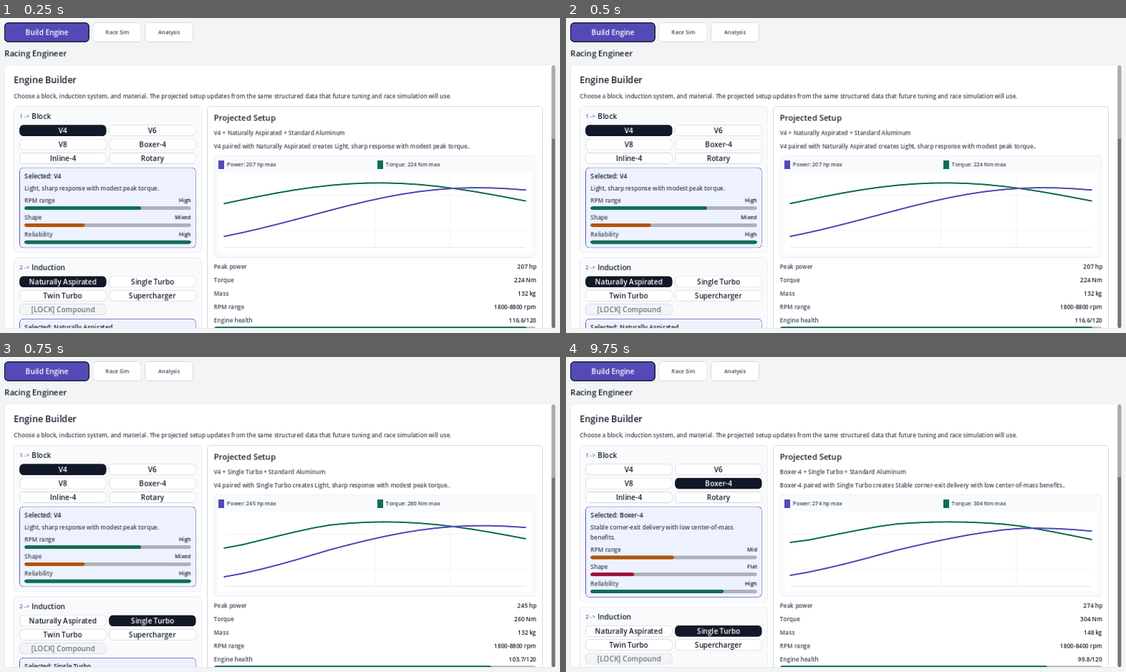
Above: before the commit, frames 1-4 (two rows, left to right).
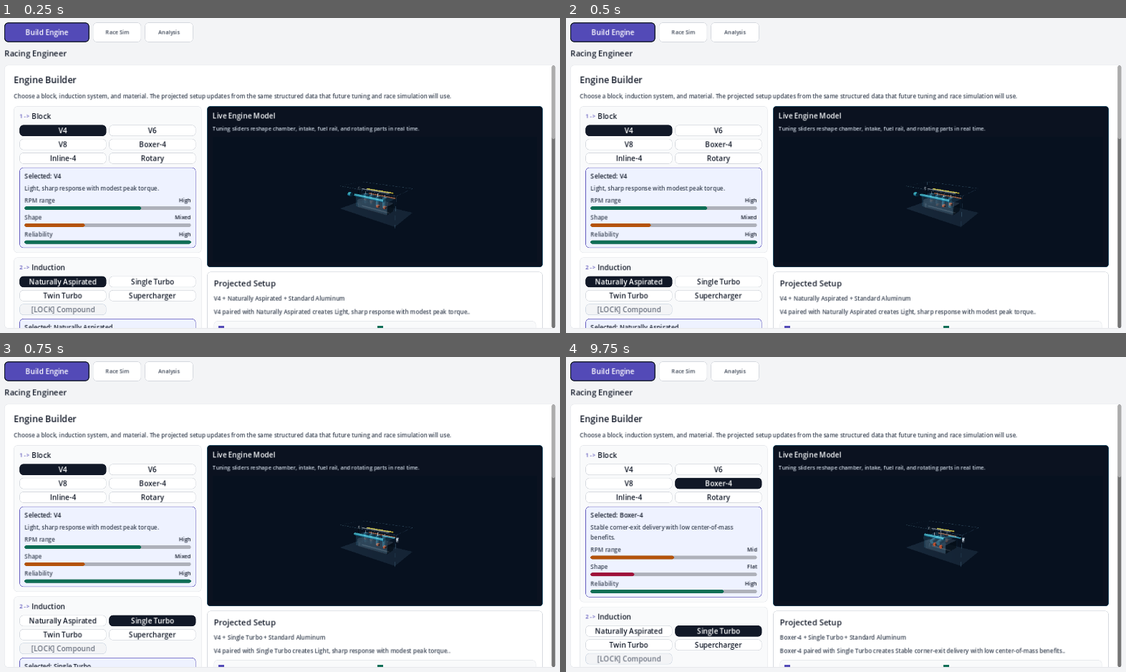
Above: after the commit, the same moments.

Repository: k15974973/racing-engineer
Game: Godot game, scene res://scenes/Main.tscn
The game is run twice, just before and just after one commit, with the same random seed, the same clock (stepped at 60 frames per second) and the same inputs.
Inputs:
- Up to frame 1 (0.25 s): no input
- Up to frame 2 (0.5 s): no input
- Up to frame 3 (0.75 s): click "Single Turbo" at 0.5 s
- Up to frame 4 (9.75 s): click "Single Turbo" at 1.25 s; click "Build Engine" at 2 s; click "Race Sim" at 2.75 s; click "Analysis" at 3.5 s; click "Go To Race Sim" at 4.25 s; click "Power Ring" at 5 s; click "Run Race" at 5.75 s; click "Build Engine" at 6.5 s; click "V4" at 7.25 s; click "V6" at 8 s; click "V8" at 8.75 s; click "Boxer-4" at 9.5 s

The runs differ from the first frame. In frame 1, 32% of the frame differs, in the area x 36-97%, y 27-99%; in frame 2, 32%; in frame 3, 32%; in frame 4, 32%.

Commit message:
Add local 3D engine visualizer

Diff:
--- /dev/null
+++ b/scripts/ui/engine_visualizer_3d.gd
@@ -0,0 +1,374 @@
+extends PanelContainer
+
+const VIEWPORT_SIZE := Vector2i(720, 320)
+const CYLINDER_COLOR := Color(0.35, 0.78, 0.92, 0.34)
+const PISTON_COLOR := Color(1.0, 0.38, 0.18, 0.78)
+const FUEL_COLOR := Color(0.98, 0.84, 0.18, 0.78)
+const AIR_COLOR := Color(0.18, 0.75, 0.92, 0.64)
+const EXHAUST_COLOR := Color(1.0, 0.42, 0.18, 0.54)
+const STEEL_COLOR := Color(0.74, 0.78, 0.82, 0.48)
+const DARK_STEEL_COLOR := Color(0.18, 0.22, 0.28, 0.70)
+
+var _setup: Dictionary = {}
+var _visual_state: Dictionary = {}
+var _viewport: SubViewport
+var _scene_root: Node3D
+var _engine_root: Node3D
+var _pistons: Array[Node3D] = []
+var _cams: Array[Node3D] = []
+var _spinners: Array[Node3D] = []
+var _time := 0.0
+
+func _init() -> void:
+	custom_minimum_size = Vector2(0, 360)
+	size_flags_horizontal = Control.SIZE_EXPAND_FILL
+	add_theme_stylebox_override("panel", _panel_style())
+
+func _ready() -> void:
+	_build_shell()
+	_rebuild_engine()
+
+func set_setup(setup: Dictionary) -> void:
+	_setup = setup.duplicate(true)
+	if _scene_root != null:
+		_rebuild_engine()
+
+func get_visual_state() -> Dictionary:
+	return _visual_state.duplicate(true)
+
+func get_render_image() -> Image:
+	if _viewport == null:
+		return null
+	if DisplayServer.get_name() == "headless":
+		return null
+	return _viewport.get_texture().get_image()
+
+func _process(delta: float) -> void:
+	_time += delta
+	if _engine_root != null:
+		_engine_root.rotation_degrees.y = sin(_time * 0.35) * 5.0
+
+	for index in _pistons.size():
+		var piston := _pistons[index]
+		if not is_instance_valid(piston):
+			continue
+		piston.position.y = 0.12 + sin(_time * 5.8 + float(index) * 1.35) * 0.18
+
+	for cam in _cams:
+		if is_instance_valid(cam):
+			cam.rotation_degrees.x += delta * 155.0
+
+	for spinner in _spinners:
+		if is_instance_valid(spinner):
+			spinner.rotation_degrees.z += delta * 420.0
+
+func _build_shell() -> void:
+	var margin := MarginContainer.new()
+	margin.add_theme_constant_override("margin_left", 12)
+	margin.add_theme_constant_override("margin_right", 12)
+	margin.add_theme_constant_override("margin_top", 10)
+	margin.add_theme_constant_override("margin_bottom", 12)
+	add_child(margin)
+
+	var stack := VBoxContainer.new()
+	stack.add_theme_constant_override("separation", 8)
+	margin.add_child(stack)
+
+	var title := Label.new()
+	title.text = "Live Engine Model"
+	title.add_theme_font_size_override("font_size", 16)
+	title.add_theme_color_override("font_color", Color.html("#F8FAFC"))
+	title.autowrap_mode = TextServer.AUTOWRAP_OFF
+	stack.add_child(title)
+
+	var note := Label.new()
+	note.text = "Tuning sliders reshape chamber, intake, fuel rail, and rotating parts in real time."
+	note.add_theme_font_size_override("font_size", 12)
+	note.add_theme_color_override("font_color", Color.html("#CBD5E1"))
+	note.autowrap_mode = TextServer.AUTOWRAP_OFF
+	note.clip_text = true
+	stack.add_child(note)
+
+	var viewport_container := SubViewportContainer.new()
+	viewport_container.stretch = true
+	viewport_container.size_flags_horizontal = Control.SIZE_EXPAND_FILL
+	viewport_container.size_flags_vertical = Control.SIZE_EXPAND_FILL
+	viewport_container.custom_minimum_size = Vector2(0, 270)
+	stack.add_child(viewport_container)
+
+	_viewport = SubViewport.new()
+	_viewport.size = VIEWPORT_SIZE
+	_viewport.transparent_bg = false
+	_viewport.render_target_update_mode = SubViewport.UPDATE_ALWAYS
+	viewport_container.add_child(_viewport)
+
+	_scene_root = Node3D.new()
+	_viewport.add_child(_scene_root)
+
+	var environment := WorldEnvironment.new()
+	var env := Environment.new()
+	env.background_mode = Environment.BG_COLOR
+	env.background_color = Color.html("#07111F")
+	env.ambient_light_source = Environment.AMBIENT_SOURCE_COLOR
+	env.ambient_light_color = Color.html("#20384A")
+	env.ambient_light_energy = 0.55
+	environment.environment = env
+	_scene_root.add_child(environment)
+
+	var camera := Camera3D.new()
+	camera.position = Vector3(5.7, 3.4, 7.6)
+	camera.fov = 50.0
+	camera.current = true
+	_scene_root.add_child(camera)
+	camera.look_at(Vector3(0.0, 0.45, 0.0), Vector3.UP)
+
+	var key_light := DirectionalLight3D.new()
+	key_light.rotation_degrees = Vector3(-46.0, -34.0, 0.0)
+	key_light.light_energy = 1.4
+	_scene_root.add_child(key_light)
+
+	var fill_light := OmniLight3D.new()
+	fill_light.position = Vector3(-2.8, 2.8, 3.2)
+	fill_light.light_energy = 1.9
+	fill_light.omni_range = 8.0
+	_scene_root.add_child(fill_light)
+
+	_scene_root.add_child(_box("base_grid", Vector3(0.0, -0.46, 0.0), Vector3(4.9, 0.015, 2.6), Color(0.24, 0.36, 0.46, 0.26)))
+
+func _rebuild_engine() -> void:
+	if _scene_root == null:
+		return
+
+	if is_instance_valid(_engine_root):
+		_engine_root.queue_free()
+
+	_pistons.clear()
+	_cams.clear()
+	_spinners.clear()
+	_engine_root = Node3D.new()
+	_scene_root.add_child(_engine_root)
+
+	if _setup.has("error") or _setup.is_empty():
+		_visual_state = {"valid": false}
+		_engine_root.add_child(_box("placeholder_block", Vector3.ZERO, Vector3(2.0, 0.7, 1.0), Color(0.45, 0.53, 0.62, 0.28)))
+		return
+
+	var block: Dictionary = _setup.get("block", {})
+	var induction: Dictionary = _setup.get("induction", {})
+	var material: Dictionary = _setup.get("material", {})
+	var tuning: Dictionary = _setup.get("tuning", {})
+	var block_id := str(block.get("id", ""))
+	var induction_id := str(induction.get("id", ""))
+	var compression := clampf(float(tuning.get("compression", 10.5)), 8.0, 14.0)
+	var boost := clampf(float(tuning.get("boost", 0.0)), 0.0, 3.0)
+	var fuel_map := clampf(float(tuning.get("fuel_map", 0.0)), -10.0, 10.0)
+	var ignition_timing := clampf(float(tuning.get("ignition_timing", 0.0)), -8.0, 8.0)
+	var power_mult := float(induction.get("power_mult", 1.0))
+	var cylinder_count := _cylinder_count(block_id)
+	var chamber_scale := clampf(0.82 + ((compression - 8.0) / 6.0) * 0.40, 0.82, 1.22)
+	var intake_scale := clampf(1.0 + boost * 0.18 + maxf(0.0, power_mult - 1.0) * 0.25, 0.9, 1.9)
+	var fuel_scale := clampf(1.0 + fuel_map * 0.035, 0.68, 1.36)
+	var spark_shift := ignition_timing * 0.025
+	var material_mass_scale := clampf(float(material.get("mass_mult", 1.0)), 0.72, 1.14)
+	var forced := induction_id != "na"
+
+	if block_id == "rotary":
+		_build_rotary(chamber_scale, intake_scale, fuel_scale, forced)
+	else:
+		_build_piston_engine(block_id, cylinder_count, chamber_scale, intake_scale, fuel_scale, material_mass_scale, spark_shift)
+
+	_build_induction(induction_id, intake_scale, forced)
+	_build_blueprint_frame()
+
+	_visual_state = {
+		"valid": true,
+		"block_id": block_id,
+		"induction_id": induction_id,
+		"material_id": str(material.get("id", "")),
+		"cylinder_count": cylinder_count,
+		"piston_nodes": _pistons.size(),
+		"chamber_scale": snappedf(chamber_scale, 0.001),
+		"intake_scale": snappedf(intake_scale, 0.001),
+		"fuel_scale": snappedf(fuel_scale, 0.001),
+		"spark_shift": snappedf(spark_shift, 0.001),
+		"has_forced_induction": forced
+	}
+
+func _build_piston_engine(block_id: String, cylinder_count: int, chamber_scale: float, intake_scale: float, fuel_scale: float, material_mass_scale: float, spark_shift: float) -> void:
+	var banks := 1
+	if block_id == "v6" or block_id == "v8" or block_id == "boxer_4":
+		banks = 2
+
+	var cylinders_per_bank := int(ceil(float(cylinder_count) / float(banks)))
+	var spacing := 0.58
+	var block_width := maxf(1.8, float(cylinders_per_bank) * spacing + 0.35)
+	var block_depth := 0.92 if banks == 1 else 1.45
+	var block_height := 0.62 * chamber_scale
+	_engine_root.add_child(_box("engine_block", Vector3(0.0, -0.03, 0.0), Vector3(block_width, block_height, block_depth) * material_mass_scale, DARK_STEEL_COLOR))
+	_engine_root.add_child(_box("transparent_outline", Vector3(0.0, 0.18, 0.0), Vector3(block_width + 0.18, 0.88 * chamber_scale, block_depth + 0.15), Color(0.38, 0.78, 0.95, 0.14)))
+
+	var built := 0
+	for bank in banks:
+		var z := 0.0
+		var bank_tilt := 0.0
+		if banks == 2:
+			z = -0.38 if bank == 0 else 0.38
+			bank_tilt = 12.0 if bank == 0 else -12.0
+			if block_id == "boxer_4":
+				bank_tilt = 80.0 if bank == 0 else -80.0
+
+		for i in cylinders_per_bank:
+			if built >= cylinder_count:
+				break
+			var x := (float(i) - float(cylinders_per_bank - 1) * 0.5) * spacing
+			var sleeve := _cylinder("cylinder_%s" % built, Vector3(x, 0.37, z), 0.16 * chamber_scale, 0.72 * chamber_scale, CYLINDER_COLOR, Vector3(bank_tilt, 0.0, 0.0))
+			_engine_root.add_child(sleeve)
+
+			var piston := _cylinder("piston_%s" % built, Vector3(x, 0.13, z), 0.128 * chamber_scale, 0.13, PISTON_COLOR, Vector3(bank_tilt, 0.0, 0.0))
+			_engine_root.add_child(piston)
+			_pistons.append(piston)
+
+			var spark := _cylinder("spark_%s" % built, Vector3(x + spark_shift, 0.82 * chamber_scale, z), 0.025, 0.24, Color(0.95, 0.97, 1.0, 0.72), Vector3(0.0, 0.0, 0.0))
+			_engine_root.add_child(spark)
+			built += 1
+
+	var fuel_rail := _cylinder("fuel_rail", Vector3(0.0, 0.98 * chamber_scale, -0.58), 0.045 * fuel_scale, block_width * 0.9, FUEL_COLOR, Vector3(0.0, 0.0, 90.0))
+	_engine_root.add_child(fuel_rail)
+
+	var intake := _cylinder("intake_plenum", Vector3(0.0, 0.76 * chamber_scale, 0.78), 0.095 * intake_scale, block_width * 0.95, AIR_COLOR, Vector3(0.0, 0.0, 90.0))
+	_engine_root.add_child(intake)
+
+	var exhaust := _cylinder("exhaust_header", Vector3(0.0, 0.52 * chamber_scale, -0.86), 0.055, block_width * 0.95, EXHAUST_COLOR, Vector3(0.0, 0.0, 90.0))
+	_engine_root.add_child(exhaust)
+
+	var cam := _cylinder("cam_rail", Vector3(0.0, 1.08 * chamber_scale, 0.0), 0.045, block_width * 0.93, STEEL_COLOR, Vector3(0.0, 0.0, 90.0))
+	_engine_root.add_child(cam)
+	_cams.append(cam)
+
+	var crank := _cylinder("crankshaft", Vector3(0.0, -0.35, 0.0), 0.055, block_width * 0.95, STEEL_COLOR, Vector3(0.0, 0.0, 90.0))
+	_engine_root.add_child(crank)
+	_cams.append(crank)
+
+	var front_x := -block_width * 0.5 - 0.18
+	var crank_pulley := _cylinder("crank_pulley", Vector3(front_x, -0.35, 0.0), 0.18, 0.08, STEEL_COLOR, Vector3(90.0, 0.0, 0.0))
+	_engine_root.add_child(crank_pulley)
+	_spinners.append(crank_pulley)
+	var cam_pulley := _cylinder("cam_pulley", Vector3(front_x, 1.08 * chamber_scale, 0.0), 0.13, 0.07, STEEL_COLOR, Vector3(90.0, 0.0, 0.0))
+	_engine_root.add_child(cam_pulley)
+	_spinners.append(cam_pulley)
+	_engine_root.add_child(_box("belt_run_left", Vector3(front_x, 0.35, -0.14), Vector3(0.025, 1.32 * chamber_scale, 0.025), Color(0.05, 0.07, 0.09, 0.74)))
+	_engine_root.add_child(_box("belt_run_right", Vector3(front_x, 0.35, 0.14), Vector3(0.025, 1.32 * chamber_scale, 0.025), Color(0.05, 0.07, 0.09, 0.74)))
+
+func _build_rotary(chamber_scale: float, intake_scale: float, fuel_scale: float, forced: bool) -> void:
+	_engine_root.add_child(_box("rotary_housing", Vector3(0.0, 0.05, 0.0), Vector3(1.9 * chamber_scale, 0.78 * chamber_scale, 1.0), DARK_STEEL_COLOR))
+	for i in 2:
+		var x := -0.45 if i == 0 else 0.45
+		var rotor := _cylinder("rotor_%s" % i, Vector3(x, 0.16, 0.0), 0.31 * chamber_scale, 0.22, Color(1.0, 0.48, 0.18, 0.72), Vector3(90.0, 0.0, 0.0), 3)
+		_engine_root.add_child(rotor)
+		_spinners.append(rotor)
+		_pistons.append(rotor)
+
+	_engine_root.add_child(_cylinder("rotary_intake", Vector3(0.0, 0.78, 0.72), 0.12 * intake_scale, 1.5, AIR_COLOR, Vector3(0.0, 0.0, 90.0)))
+	_engine_root.add_child(_cylinder("rotary_fuel", Vector3(0.0, 0.96, -0.48), 0.04 * fuel_scale, 1.35, FUEL_COLOR, Vector3(0.0, 0.0, 90.0)))
+	_engine_root.add_child(_cylinder("rotary_exhaust", Vector3(0.0, 0.42, -0.78), 0.07, 1.35, EXHAUST_COLOR, Vector3(0.0, 0.0, 90.0)))
+	var eccentric_shaft := _cylinder("eccentric_shaft", Vector3(0.0, -0.24, 0.0), 0.055, 1.55, STEEL_COLOR, Vector3(0.0, 0.0, 90.0))
+	_engine_root.add_child(eccentric_shaft)
+	_cams.append(eccentric_shaft)
+	if forced:
+		_engine_root.add_child(_box("rotary_pressure_box", Vector3(0.0, 1.18, 0.2), Vector3(1.2 * intake_scale, 0.16, 0.38), AIR_COLOR))
+
+func _build_induction(induction_id: String, intake_scale: float, forced: bool) -> void:
+	if not forced:
+		_engine_root.add_child(_cylinder("throttle_body", Vector3(-1.75, 0.72, 0.78), 0.16 * intake_scale, 0.26, AIR_COLOR, Vector3(0.0, 0.0, 90.0)))
+		return
+
+	if induction_id == "supercharger":
+		_engine_root.add_child(_box("supercharger_case", Vector3(0.0, 1.34, 0.0), Vector3(1.38 * intake_scale, 0.26, 0.44), Color(0.72, 0.76, 0.82, 0.68)))
+		var pulley := _cylinder("supercharger_pulley", Vector3(-0.92 * intake_scale, 1.34, 0.0), 0.16, 0.08, Color(0.94, 0.96, 1.0, 0.78), Vector3(90.0, 0.0, 0.0))
+		_engine_root.add_child(pulley)
+		_spinners.append(pulley)
+		return
+
+	var turbo_count := 2 if induction_id == "twin_turbo" else 1
+	for i in turbo_count:
+		var z := -0.76 if turbo_count == 2 and i == 0 else 0.76
+		if turbo_count == 1:
+			z = -0.86
+		var turbo := _cylinder("turbo_%s" % i, Vector3(1.42, 0.34, z), 0.18 * intake_scale, 0.16, Color(0.80, 0.86, 0.92, 0.76), Vector3(90.0, 0.0, 0.0))
+		_engine_root.add_child(turbo)
+		_spinners.append(turbo)
+		_engine_root.add_child(_cylinder("charge_pipe_%s" % i, Vector3(0.9, 0.58, z * 0.55), 0.055 * intake_scale, 1.05, AIR_COLOR, Vector3(0.0, 0.0, 90.0)))
+
+func _build_blueprint_frame() -> void:
+	var color := Color(0.58, 0.86, 1.0, 0.26)
+	_engine_root.add_child(_box("frame_x_front", Vector3(0.0, 1.35, -1.18), Vector3(4.7, 0.015, 0.015), color))
+	_engine_root.add_child(_box("frame_x_back", Vector3(0.0, 1.35, 1.18), Vector3(4.7, 0.015, 0.015), color))
+	_engine_root.add_child(_box("frame_z_left", Vector3(-2.35, 1.35, 0.0), Vector3(0.015, 0.015, 2.35), color))
+	_engine_root.add_child(_box("frame_z_right", Vector3(2.35, 1.35, 0.0), Vector3(0.015, 0.015, 2.35), color))
+	_engine_root.add_child(_box("frame_y_left", Vector3(-2.35, 0.35, -1.18), Vector3(0.015, 2.0, 0.015), color))
+	_engine_root.add_child(_box("frame_y_right", Vector3(2.35, 0.35, 1.18), Vector3(0.015, 2.0, 0.015), color))
+
+func _cylinder_count(block_id: String) -> int:
+	match block_id:
+		"v8":
+			return 8
+		"v6":
+			return 6
+		"rotary":
+			return 2
+		_:
+			return 4
+
+func _box(node_name: String, position_value: Vector3, scale_value: Vector3, color: Color) -> MeshInstance3D:
+	var mesh := BoxMesh.new()
+	mesh.size = Vector3.ONE
+	var instance := MeshInstance3D.new()
+	instance.name = node_name
+	instance.mesh = mesh
+	instance.position = position_value
+	instance.scale = scale_value
+	instance.material_override = _material(color)
+	return instance
+
+func _cylinder(node_name: String, position_value: Vector3, radius: float, height: float, color: Color, rotation_value: Vector3, segments: int = 24) -> MeshInstance3D:
+	var mesh := CylinderMesh.new()
+	mesh.top_radius = radius
+	mesh.bottom_radius = radius
+	mesh.height = height
+	mesh.radial_segments = segments
+	var instance := MeshInstance3D.new()
+	instance.name = node_name
+	instance.mesh = mesh
+	instance.position = position_value
+	instance.rotation_degrees = rotation_value
+	instance.material_override = _material(color)
+	return instance
+
+func _material(color: Color) -> StandardMaterial3D:
+	var material := StandardMaterial3D.new()
+	material.albedo_color = color
+	material.transparency = BaseMaterial3D.TRANSPARENCY_ALPHA
+	material.metallic = 0.15
+	material.roughness = 0.38
+	material.emission_enabled = true
+	material.emission = Color(color.r, color.g, color.b, 1.0)
+	material.emission_energy_multiplier = 0.18
+	return material
+
+func _panel_style() -> StyleBoxFlat:
+	var style := StyleBoxFlat.new()
+	style.bg_color = Color.html("#0B1220")
+	style.border_color = Color.html("#1D4D66")
+	style.border_width_left = 1
+	style.border_width_right = 1
+	style.border_width_top = 1
+	style.border_width_bottom = 1
+	style.corner_radius_top_left = 6
+	style.corner_radius_top_right = 6
+	style.corner_radius_bottom_left = 6
+	style.corner_radius_bottom_right = 6
+	style.content_margin_left = 0
+	style.content_margin_right = 0
+	style.content_margin_top = 0
+	style.content_margin_bottom = 0
+	return style
--- a/scripts/ui/main.gd
+++ b/scripts/ui/main.gd
@@ -7,6 +7,7 @@
 const VIEW_DEBUG := "debug"
 const SHOW_DEBUG_NAV := false
 const CurveChart := preload("res://scripts/ui/curve_chart.gd")
+const EngineVisualizer3D := preload("res://scripts/ui/engine_visualizer_3d.gd")
 const TEST_BENCH_DURATION := 30.0
 const SAVED_SETUPS_PATH := "user://saved_setups.json"
 const SAVED_SETUPS_VERSION := 1
@@ -2021,9 +2022,15 @@
 		_builder_results.remove_child(child)
 		child.queue_free()
 
+	_builder_results.add_child(_engine_visualizer_panel())
 	_builder_results.add_child(_builder_summary_panel())
 	_builder_results.add_child(_test_bench_preview_panel())
 	_builder_results.add_child(_setup_comparison_panel())
+
+func _engine_visualizer_panel() -> PanelContainer:
+	var visualizer := EngineVisualizer3D.new()
+	visualizer.set_setup(_current_setup())
+	return visualizer
 
 func _builder_collection_name(key: String) -> String:
 	match key:
--- /dev/null
+++ b/tests/phase_4_engine_visualizer_render_smoke.gd
@@ -0,0 +1,70 @@
+extends SceneTree
+
+const EngineVisualizer3D := preload("res://scripts/ui/engine_visualizer_3d.gd")
+const OUTPUT_PATH := "res://work/engine_visualizer_render.png"
+
+var _visualizer: Control
+
+func _init() -> void:
+	call_deferred("_run")
+
+func _run() -> void:
+	var game_data = root.get_node("/root/GameData")
+	var setup: Dictionary = game_data.calculate_engine_setup("v8", "twin_turbo", "titanium", {
+		"compression": 12.8,
+		"boost": 2.3,
+		"fuel_map": 5.0,
+		"ignition_timing": 4.0
+	})
+	if setup.has("error"):
+		_fail("Could not build render visual setup: %s" % setup.get("error", ""))
+		return
+
+	_visualizer = EngineVisualizer3D.new()
+	root.add_child(_visualizer)
+	_visualizer.set_setup(setup)
+	await process_frame
+	await process_frame
+	await process_frame
+
+	var image: Image = _visualizer.get_render_image()
+	if image == null or image.is_empty():
+		print("PHASE_4_ENGINE_VISUALIZER_RENDER_SKIPPED display=%s texture_unavailable=true" % DisplayServer.get_name())
+		_restore()
+		quit(0)
+		return
+
+	var lit_pixels := _count_lit_pixels(image)
+	if lit_pixels < 1200:
+		_fail("Visualizer render appears blank. Lit pixels=%s" % lit_pixels)
+		return
+
+	var save_error := image.save_png(OUTPUT_PATH)
+	if save_error != OK:
+		_fail("Could not save visualizer render image. Error=%s" % save_error)
+		return
+
+	print("PHASE_4_ENGINE_VISUALIZER_RENDER_OK lit_pixels=%s path=%s" % [lit_pixels, ProjectSettings.globalize_path(OUTPUT_PATH)])
+	_restore()
+	quit(0)
+
+func _count_lit_pixels(image: Image) -> int:
+	var count := 0
+	var width := image.get_width()
+	var height := image.get_height()
+	for y in range(0, height, 4):
+		for x in range(0, width, 4):
+			var color := image.get_pixel(x, y)
+			if color.r + color.g + color.b > 0.18:
+				count += 1
+	return count
+
+func _restore() -> void:
+	if is_instance_valid(_visualizer):
+		_visualizer.free()
+		_visualizer = null
+
+func _fail(message: String) -> void:
+	_restore()
+	push_error(message)
+	quit(1)
--- /dev/null
+++ b/tests/phase_4_engine_visualizer_smoke.gd
@@ -0,0 +1,101 @@
+extends SceneTree
+
+const EngineVisualizer3D := preload("res://scripts/ui/engine_visualizer_3d.gd")
+
+var _visualizer: Control
+
+func _init() -> void:
+	call_deferred("_run")
+
+func _run() -> void:
+	var game_data = root.get_node("/root/GameData")
+	_visualizer = EngineVisualizer3D.new()
+	root.add_child(_visualizer)
+	await process_frame
+
+	var base: Dictionary = game_data.calculate_engine_setup("inline_4", "na", "aluminum", {
+		"compression": 10.5,
+		"boost": 0.0,
+		"fuel_map": 0.0,
+		"ignition_timing": 0.0
+	})
+	if base.has("error"):
+		_fail("Could not build base visual setup: %s" % base.get("error", ""))
+		return
+
+	_visualizer.set_setup(base)
+	await process_frame
+	var base_state: Dictionary = _visualizer.get_visual_state()
+	if not _assert_valid_state(base_state, "base"):
+		return
+	if int(base_state.get("cylinder_count", 0)) != 4 or int(base_state.get("piston_nodes", 0)) != 4:
+		_fail("Inline-4 visual should expose 4 cylinders and 4 moving piston nodes.")
+		return
+	if bool(base_state.get("has_forced_induction", true)):
+		_fail("NA visual should not report forced induction.")
+		return
+
+	var tuned: Dictionary = game_data.calculate_engine_setup("inline_4", "single_turbo", "aluminum", {
+		"compression": 14.0,
+		"boost": 3.0,
+		"fuel_map": 10.0,
+		"ignition_timing": 6.0
+	})
+	if tuned.has("error"):
+		_fail("Could not build tuned visual setup: %s" % tuned.get("error", ""))
+		return
+
+	_visualizer.set_setup(tuned)
+	await process_frame
+	var tuned_state: Dictionary = _visualizer.get_visual_state()
+	if not _assert_valid_state(tuned_state, "tuned"):
+		return
+	if not bool(tuned_state.get("has_forced_induction", false)):
+		_fail("Turbo visual should report forced induction.")
+		return
+	if float(tuned_state.get("intake_scale", 0.0)) <= float(base_state.get("intake_scale", 0.0)):
+		_fail("Boosted setup should enlarge the intake visual.")
+		return
+	if float(tuned_state.get("chamber_scale", 0.0)) <= float(base_state.get("chamber_scale", 0.0)):
+		_fail("Higher compression should enlarge the chamber visual.")
+		return
+	if float(tuned_state.get("fuel_scale", 0.0)) <= float(base_state.get("fuel_scale", 0.0)):
+		_fail("Richer fuel map should enlarge the fuel rail visual.")
+		return
+
+	var v8: Dictionary = game_data.calculate_engine_setup("v8", "twin_turbo", "titanium", {
+		"compression": 12.5,
+		"boost": 2.0,
+		"fuel_map": 4.0
+	})
+	_visualizer.set_setup(v8)
+	await process_frame
+	var v8_state: Dictionary = _visualizer.get_visual_state()
+	if int(v8_state.get("cylinder_count", 0)) != 8 or int(v8_state.get("piston_nodes", 0)) != 8:
+		_fail("V8 visual should expose 8 cylinders and 8 moving piston nodes.")
+		return
+
+	print("PHASE_4_ENGINE_VISUALIZER_OK base_intake=%s tuned_intake=%s chamber=%s fuel=%s" % [
+		base_state.get("intake_scale", 0.0),
+		tuned_state.get("intake_scale", 0.0),
+		tuned_state.get("chamber_scale", 0.0),
+		tuned_state.get("fuel_scale", 0.0)
+	])
+	_restore()
+	quit(0)
+
+func _assert_valid_state(state: Dictionary, label: String) -> bool:
+	if state.is_empty() or not bool(state.get("valid", false)):
+		_fail("%s visual state should be valid." % label)
+		return false
+	return true
+
+func _restore() -> void:
+	if is_instance_valid(_visualizer):
+		_visualizer.free()
+		_visualizer = null
+
+func _fail(message: String) -> void:
+	_restore()
+	push_error(message)
+	quit(1)
Not shown, added: docs/local_visualizer_pass.md
